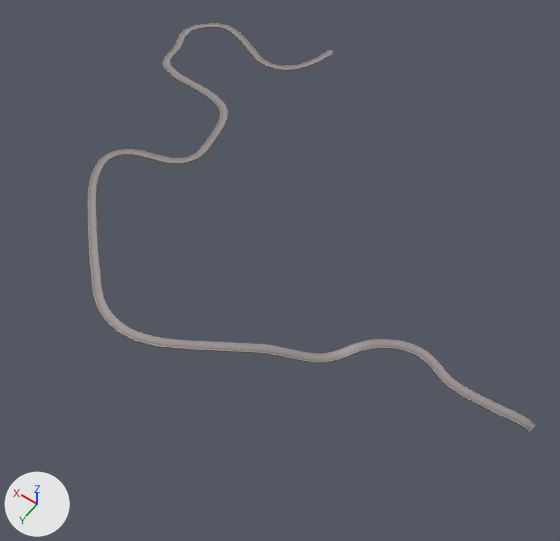
One commit to the Blender file Road_Finished.blend: the scene before it, then after it.
Before and after are seen from a camera (50 mm lens) standing at (-24.0, 32.5, 64.8) and looking at (7.1, -11.1, -3.6). The lights are fixed; the arrows at lower left show +X, +Y and +Z.
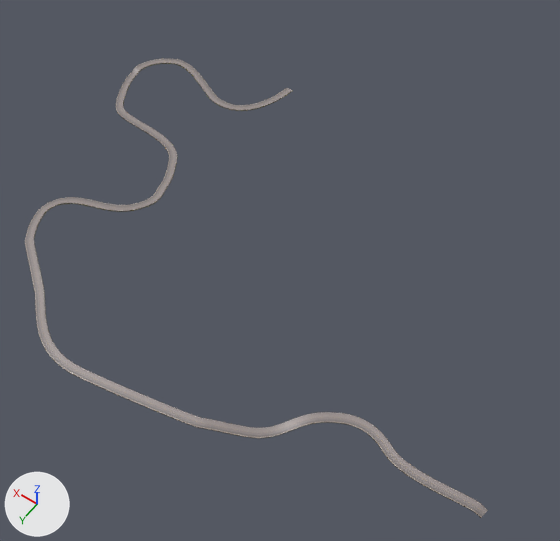
ob_beziercurve is not drawn itself; it is used by a modifier of ob_cube.

Edits to the bpy script that builds the scene:
```text
Change cu_beziercurve:
    remove _sp.bezier_points.foreach_set('co', [-23.5, -7.74, -0.598, -14.29, -7.659, 0.0, -7.631, -6.856, 0.0, -3.802, -2.628, -0.71, 1.0, 0.0, 0.0, 8.121, 4.44, 0.0, 15.23, 6.285, 0.0, 21.66, 2.25, 0.0, 30.26, -6.297, 0.0, 32.07, -9.683, 0.0, 31.58, -12.2, 0.0, 23.61, -17.28, 0.0, 24.13, -21.0, 0.0, 25.35, -24.58, 0.0, 36.43, -27.69, 0.0, 39.05, -30.93, 0.0, 40.51, -35.23, 0.0, 39.39, -38.03, 0.0, 36.96, -39.54, 0.0, 28.06, -36.35, 0.0, 21.75, -43.99, 0.0])
    remove _sp.bezier_points.foreach_set('handle_left', [-24.2, -7.616, -1.199, -16.76, -6.269, -0.0369, -10.45, -9.2, -0.0972, -5.515, -4.117, -0.905, 0.125, -0.485, 0.0, 7.227, 3.992, 0.0, 11.73, 6.847, 0.0, 20.42, 3.172, 0.0, 29.84, -5.575, 0.0, 31.56, -7.841, 0.0, 31.88, -11.8, 0.00887, 24.38, -13.28, 0.0, 23.74, -19.39, 0.0, 24.83, -23.59, 0.00601, 34.27, -26.65, 0.0, 38.82, -27.84, 0.0, 40.36, -33.46, 0.0, 40.52, -36.94, -0.0615, 37.45, -39.43, 0.0, 29.72, -36.67, 0.0, 21.65, -43.0, 0.0])
    remove _sp.bezier_points.foreach_set('handle_right', [-22.81, -7.862, 0.0, -12.63, -8.598, 0.0249, -5.851, -5.377, 0.0614, -2.868, -1.816, -0.604, 1.682, 0.378, 0.0, 9.008, 4.885, 0.0, 18.55, 5.75, 0.0, 22.84, 1.371, 0.0, 30.49, -6.704, 0.0, 32.38, -10.81, 0.0, 29.65, -14.79, -0.0573, 23.51, -17.77, 0.0, 24.52, -22.61, 0.0, 27.23, -28.13, -0.0217, 36.88, -27.91, 0.0, 39.2, -32.96, 0.0, 40.61, -36.41, 0.0, 38.26, -39.11, 0.0615, 34.51, -40.07, 0.0, 22.4, -35.26, 0.0, 21.85, -44.99, 0.0])
    remove for _p, _l, _r in zip(_sp.bezier_points, ['ALIGNED', 'ALIGNED', 'ALIGNED', 'ALIGNED', 'ALIGNED', 'ALIGNED', 'ALIGNED', 'ALIGNED', 'ALIGNED', 'ALIGNED', 'ALIGNED', 'ALIGNED', 'ALIGNED', 'ALIGNED', 'ALIGNED', 'ALIGNED', 'ALIGNED', 'ALIGNED', 'ALIGNED', 'ALIGNED', 'ALIGNED'], ['ALIGNED', 'ALIGNED', 'ALIGNED', 'ALIGNED', 'ALIGNED', 'ALIGNED', 'ALIGNED', 'ALIGNED', 'ALIGNED', 'ALIGNED', 'ALIGNED', 'ALIGNED', 'ALIGNED', 'ALIGNED', 'ALIGNED', 'ALIGNED', 'ALIGNED', 'ALIGNED', 'ALIGNED', 'ALIGNED', 'ALIGNED']): _p.handle_left_type = _l; _p.handle_right_type = _r
    _sp: cu_beziercurve.splines.new('BEZIER'); _sp.bezier_points.add(20) -> cu_beziercurve.splines.new('BEZIER'); _sp.bezier_points.add(19)
    add _sp.bezier_points.foreach_set('co', [-23.5, -7.74, -0.598, -14.29, -7.659, 0.0, -7.631, -6.856, 0.0, -3.802, -2.628, -0.71, 1.0, 0.0, 0.0, 14.87, 2.726, 0.0, 24.18, -1.956, 0.0, 30.26, -6.297, 0.0, 32.07, -9.683, 0.0, 31.58, -12.2, 0.0, 23.61, -17.28, 0.0, 23.69, -21.21, 0.0, 25.35, -24.58, 0.0, 36.43, -27.69, 0.0, 39.05, -30.93, 0.0, 40.51, -35.23, 0.0, 39.39, -38.03, 0.0, 36.96, -39.54, 0.0, 28.06, -36.35, 0.0, 21.75, -43.99, 0.0])
    add _sp.bezier_points.foreach_set('handle_left', [-24.2, -7.616, -1.199, -16.76, -6.269, -0.0369, -10.45, -9.2, -0.0972, -5.515, -4.117, -0.905, 0.125, -0.485, 0.0, 13.03, 2.602, -0.0582, 21.9, -0.135, -0.104, 30.05, -5.936, 0.0, 31.56, -7.841, 0.0, 31.88, -11.8, 0.00887, 25.16, -13.53, 0.401, 23.3, -19.6, 0.0, 24.83, -23.59, 0.00601, 34.27, -26.65, 0.0, 37.67, -28.16, -0.0702, 40.68, -33.61, -0.712, 40.52, -36.94, -0.0615, 37.45, -39.43, 0.0, 29.72, -36.67, 0.0, 21.65, -43.0, 0.0])
    add _sp.bezier_points.foreach_set('handle_right', [-22.81, -7.862, 0.0, -12.63, -8.598, 0.0249, -5.851, -5.377, 0.0614, -2.868, -1.816, -0.604, 1.682, 0.378, 0.0, 19.47, 3.035, 0.146, 25.08, -2.679, 0.0411, 30.49, -6.704, 0.0, 32.38, -10.81, 0.0, 29.65, -14.79, -0.0573, 22.81, -19.2, -0.206, 24.08, -22.82, 0.0, 27.23, -28.13, -0.0217, 36.88, -27.91, 0.0, 39.96, -32.76, 0.0463, 40.48, -35.5, 0.116, 38.26, -39.11, 0.0615, 34.51, -40.07, 0.0, 22.4, -35.26, 0.0, 21.85, -44.99, 0.0])
    add for _p, _l, _r in zip(_sp.bezier_points, ['ALIGNED', 'ALIGNED', 'ALIGNED', 'ALIGNED', 'ALIGNED', 'ALIGNED', 'ALIGNED', 'ALIGNED', 'ALIGNED', 'ALIGNED', 'ALIGNED', 'ALIGNED', 'ALIGNED', 'ALIGNED', 'ALIGNED', 'ALIGNED', 'ALIGNED', 'ALIGNED', 'ALIGNED', 'ALIGNED'], ['ALIGNED', 'ALIGNED', 'ALIGNED', 'ALIGNED', 'ALIGNED', 'ALIGNED', 'ALIGNED', 'ALIGNED', 'ALIGNED', 'ALIGNED', 'ALIGNED', 'ALIGNED', 'ALIGNED', 'ALIGNED', 'ALIGNED', 'ALIGNED', 'ALIGNED', 'ALIGNED', 'ALIGNED', 'ALIGNED']): _p.handle_left_type = _l; _p.handle_right_type = _r
Change ob_cube:
    ob_cube.location: (-0.4, 0.0, 0.0) -> (-0.4, 9.9, 0.0)
Change ob_beziercurve:
    ob_beziercurve.location: (0.0, 0.0, 0.0) -> (0.0, 9.853, 0.0)
```

Boxes (x1, y1, x2, y2) around the edits, measured in the pictures (560 x 541 px):
'Cube', reshaped, moved (12% taller)
    before: (88, 23, 536, 432)
    after: (25, 59, 488, 518)
